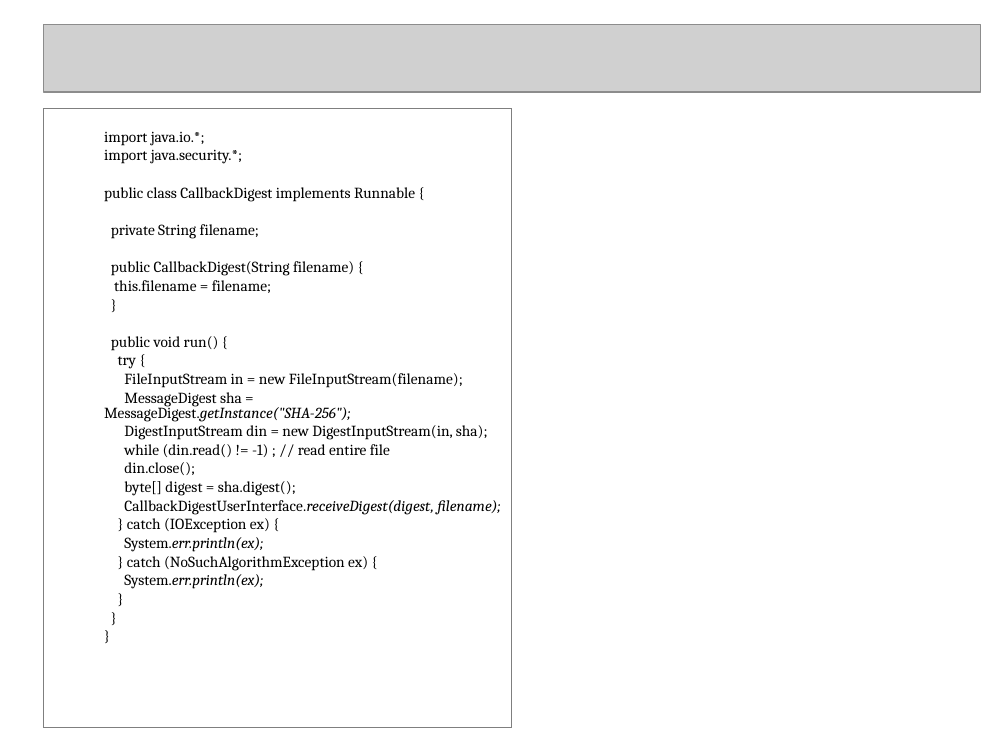
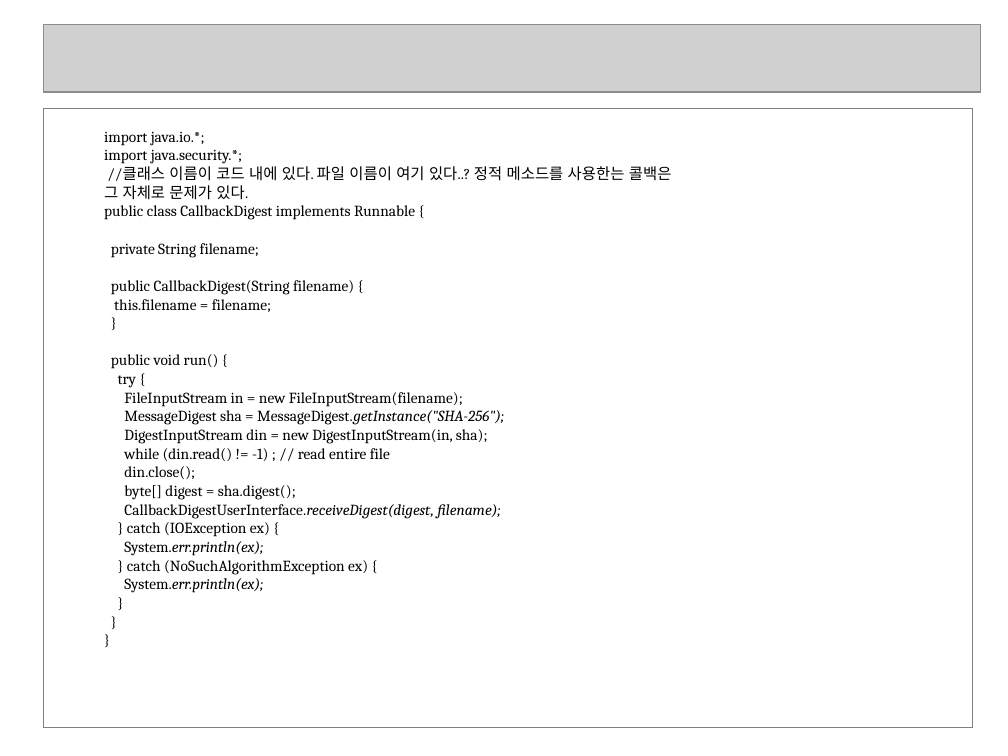
Before and after one commit to seleuchel/javaNetwork, a slide deck: slide 43 of ppt/262_chap03Threads2_1015.ppt. Drawn at 1008x756 pixels with LibreOffice and Linux fonts; fonts in the diff are those of the drawing; grey boxes stand for pictures; background and template pictures are left out. Boxes give left, top, right and bottom in pixels: in the first picture for what was removed or moved away, otherwise in the second. Text is boxed around its words. In the diff, an @@ line names an element or a change of style, - is before the commit and + after.

```diff
--- a/ppt/262_chap03Threads2_1015.ppt
+++ b/ppt/262_chap03Threads2_1015.ppt
@@ text "import java.io.*;": place and size @@
-text "import java.io.*;" at [43, 108, 512, 727]
+text "import java.io.*;" at [43, 108, 972, 727]
@@ text at [104, 166, 672, 200]: paragraphs added @@
+  //클래스 이름이 코드 내에 있다. 파일 이름이 여기 있다..? 정적 메소드를 사용한는 콜백은
+  그 자체로 문제가 있다.
```
Also in this commit, not shown: 13 other slides changed, 2 slides added, 18 other files.
